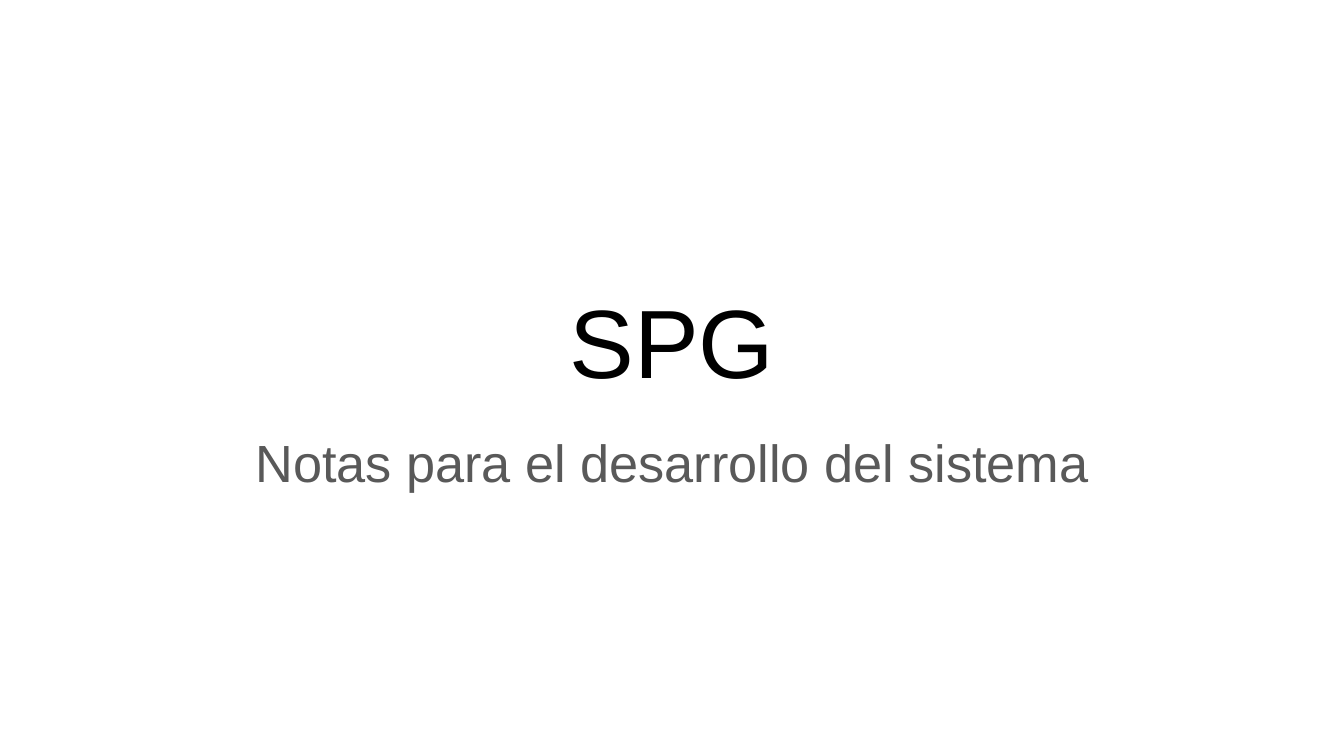
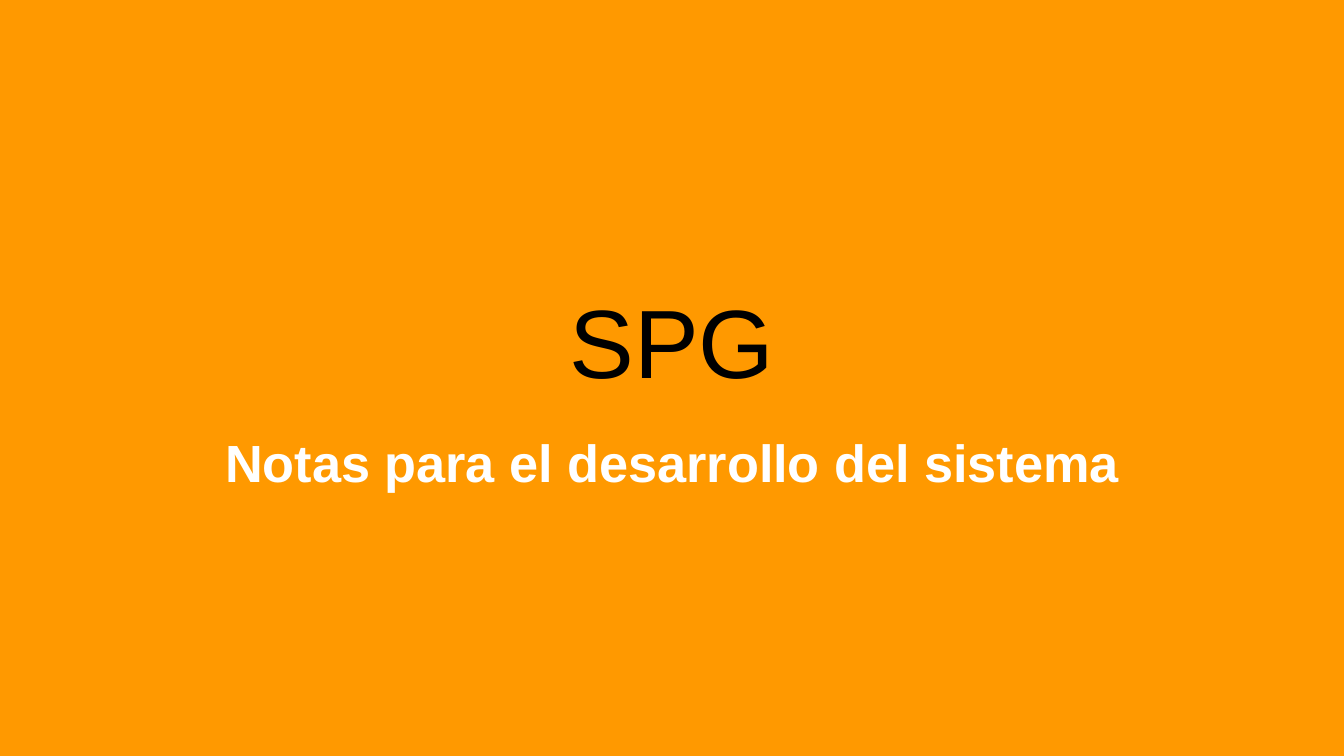
Before and after one commit to sisprovguardia-gustavo/docs, a slide deck: slide 1 of docs/notas_sistema.pptx. Drawn at 1344x756 pixels with LibreOffice and Linux fonts; fonts in the diff are those of the drawing. Boxes give left, top, right and bottom in pixels: in the first picture for what was removed or moved away, otherwise in the second. Text is boxed around its words. In the diff, an @@ line names an element or a change of style, - is before the commit and + after.

```diff
--- a/docs/notas_sistema.pptx
+++ b/docs/notas_sistema.pptx
@@ background #FFFFFF to #FF9900 @@
@@ subtitle "Notas para el desarrollo del ..." at (x1=225, y1=444, x2=1119, y2=492): text colour #595959 to #FFFFFF, bold on @@
```
Also in this commit, not shown: 7 other slides changed, 8 slides added, 1 slide removed, 16 other files.
